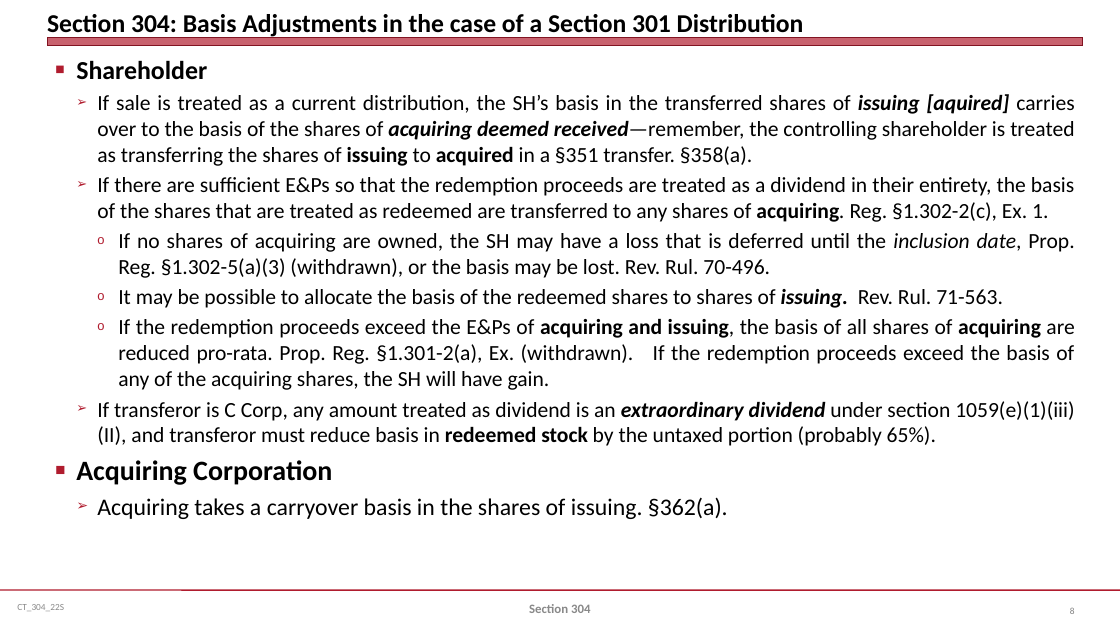
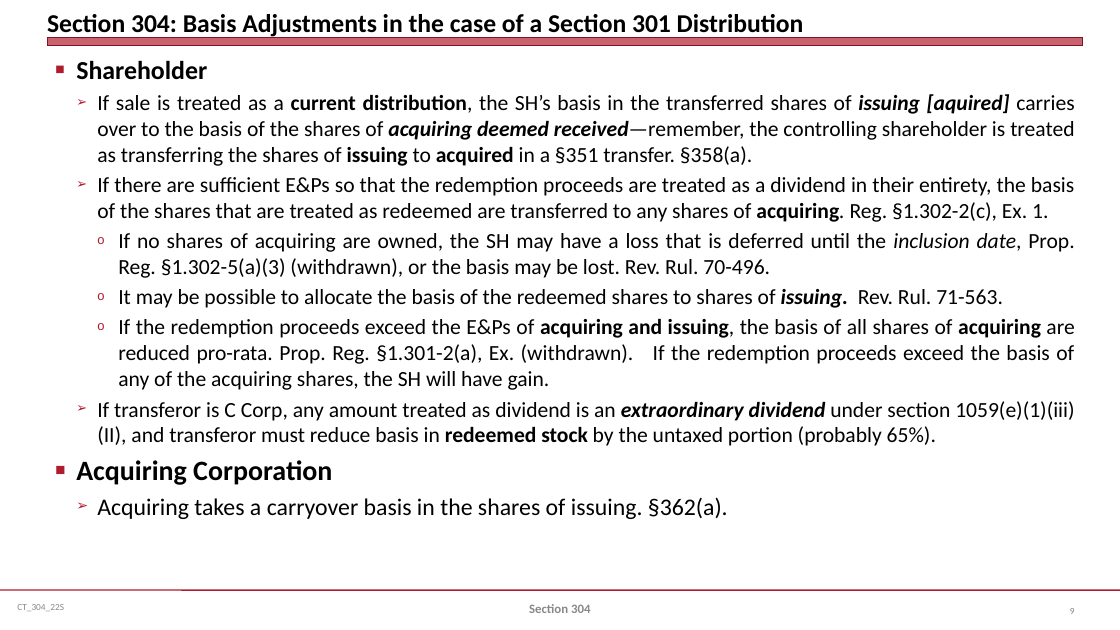
Before and after one commit to jmc877/Corporate-Tax, a slide deck: slide 9 of slides/CT_304_22S.pptx (slide 8 before the commit). Drawn at 1120x630 pixels with LibreOffice and Linux fonts; fonts in the diff are those of the drawing. Boxes give left, top, right and bottom in pixels: in the first picture for what was removed or moved away, otherwise in the second. Text is boxed around its words. In the diff, an @@ line names an element or a change of style, - is before the commit and + after.

```diff
--- a/slides/CT_304_22S.pptx
+++ b/slides/CT_304_22S.pptx
@@ text at <box>97,94,1074,166</box>: bold on in "current distribution," @@
```
Also in this commit, not shown: 3 other slides changed, 2 slides added.
